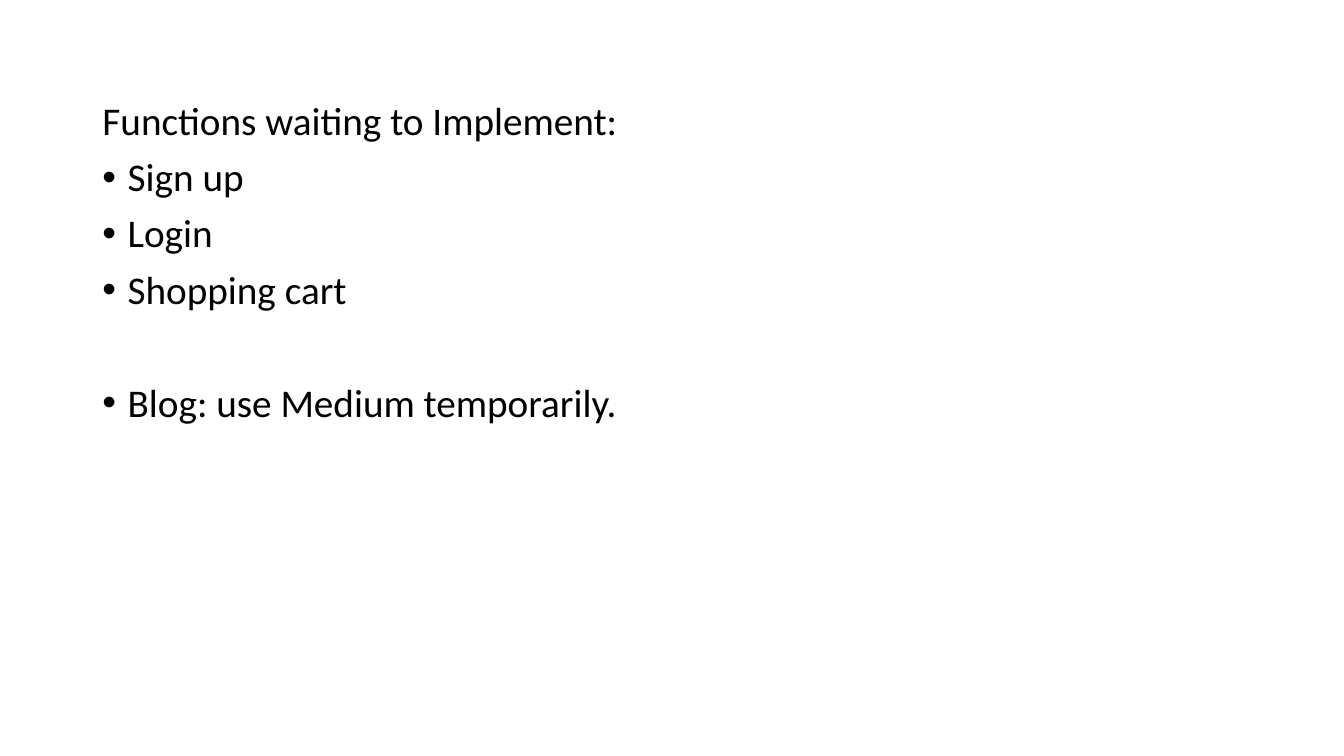
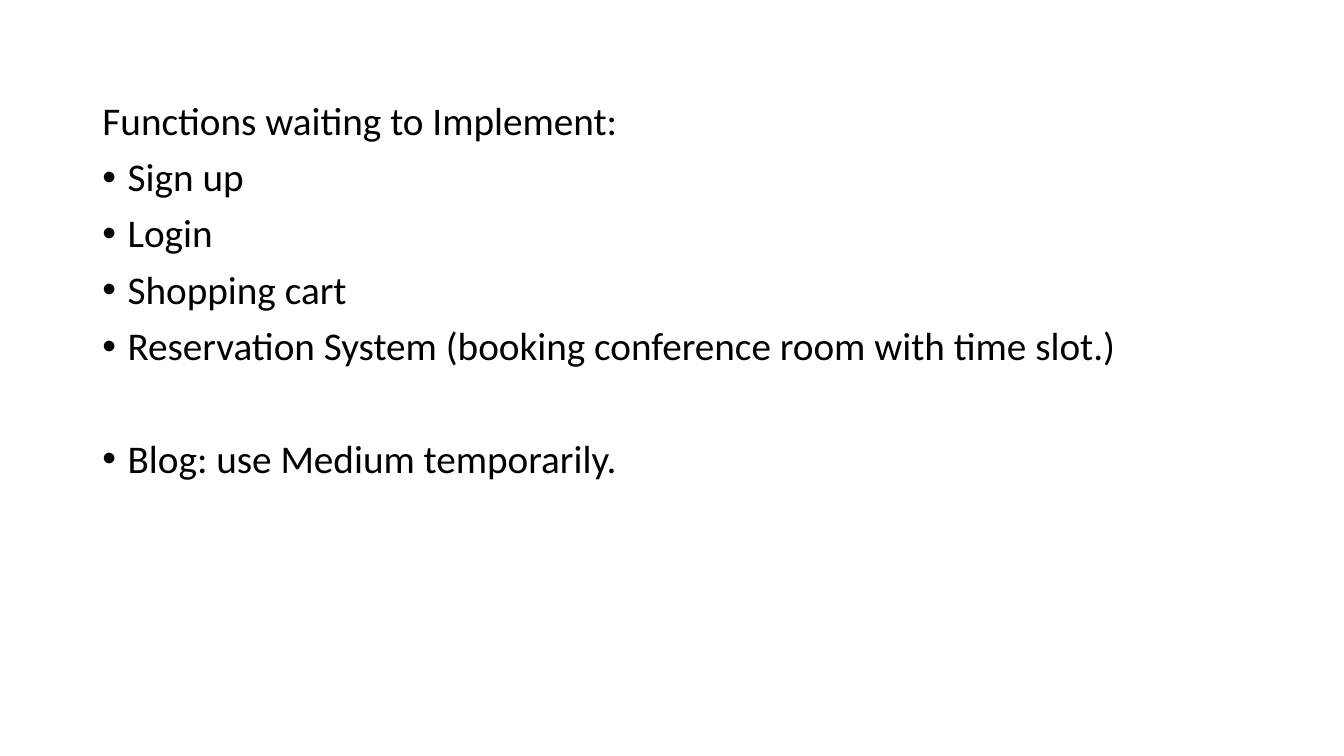
Before and after one commit to adelberteng/personal_website, a slide deck: slide 2 of doc/wireframe.pptx. Drawn at 1344x756 pixels with LibreOffice and Linux fonts; fonts in the diff are those of the drawing. Boxes give left, top, right and bottom in pixels: in the first picture for what was removed or moved away, otherwise in the second. Text is boxed around its words. In the diff, an @@ line names an element or a change of style, - is before the commit and + after.

```diff
--- a/doc/wireframe.pptx
+++ b/doc/wireframe.pptx
@@ text at <box>128,331,1115,367</box>: paragraph added @@
+• Reservation System (booking conference room with time slot.)
```
Also in this commit, not shown: 1 slide added, 1 slide removed, 10 other files.
